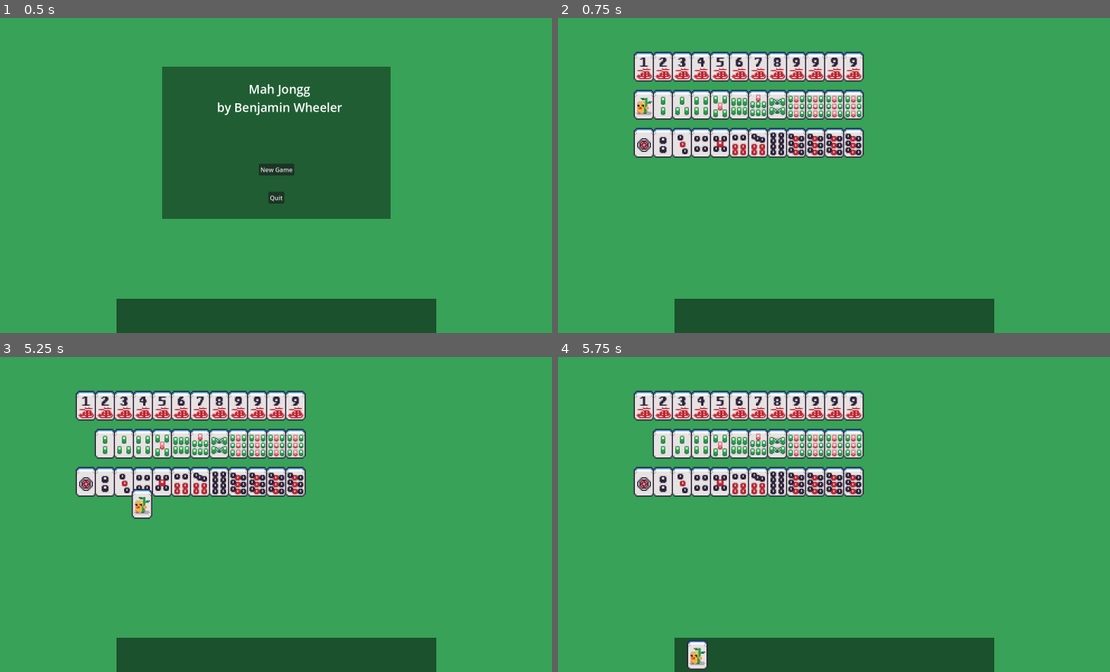
Above: before the commit, frames 1-4 (two rows, left to right).
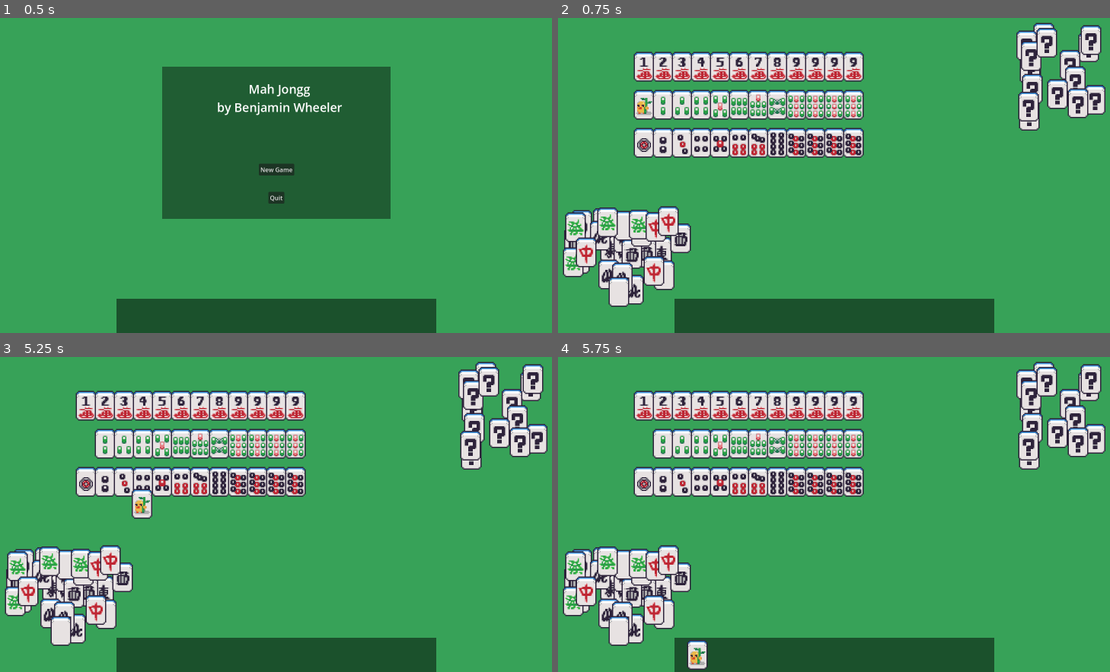
Above: after the commit, the same moments.

Repository: benjamin051000/Mahjongg
Game: Godot game, scene res://mahjongg.tscn
Same seed, same stepped clock (60 frames per second), same inputs: the game is played once before the commit and once after it.
Inputs (mouse positions are in pixels of both pictures, inside the frame that each line leads up to):
- Up to frame 1 (0.5 s): no input
- Up to frame 2 (0.75 s): click "New Game" at 0.5 s
- Up to frame 3 (5.25 s): tap Enter at 1.25, 2.75, 4.25 s; move the mouse to (408, 483) at 1.27 s; click (408, 483) at 1.35 s; tap Space at 2, 3.5, 5 s; drag from (154, 517) to (276, 656) at 2.02 s; move the mouse to (336, 426) at 2.77 s; click (336, 426) at 2.85 s; drag from (248, 568) to (88, 404) at 3.52 s; move the mouse to (458, 552) at 4.27 s; click (458, 552) at 4.35 s; drag from (93, 448) to (276, 656) at 5.02 s
- Up to frame 4 (5.75 s): no input

Frame 1 is identical in both runs. In frame 2, 8.8% of the frame differs, in the area x 0-100%, y 1-92%; in frame 3, 8.8%; in frame 4, 8.8%.

Commit message:
instantiating all tiles :D

Diff:
--- a/mahjongg.gd
+++ b/mahjongg.gd
@@ -2,8 +2,8 @@
 
 func spawn_tiles():
 	var tile_scene = preload("res://tile.tscn")
-	const suits = ["crak", "boo", "dot"]  # TODO BUG TERRIBLE! THIS IS NOT SHARED WITH ONE IN mahjongg.gd!!!
-	for suit in suits:
+	const suits = ["crak", "boo", "dot", "honor"]  # TODO BUG TERRIBLE! THIS IS NOT SHARED WITH ONE IN mahjongg.gd!!!
+	for suit in suits.slice(0, 3):
 		for value in 9:
 			for i in 4:  # Four of each tile
 				var tile = tile_scene.instantiate()
@@ -11,6 +11,24 @@
 				tile.value = value
 				tile.position = Vector2(300 + 50 * (value + i), 200 + 100 * suits.find(suit))
 				add_child(tile)
+
+	# Winds and Dragons
+	# TODO these don't really have a "value", but it's convenient to match the normal tiles for now
+	for value in 7:
+		for i in 4:
+			var tile = tile_scene.instantiate()
+			tile.suit = "honor"
+			tile.value = value
+			tile.position = Vector2(randi_range(100, 400), randi_range(600, 800))
+			add_child(tile)
+	# Flowers and Jokers
+	for i in 16:
+		var tile = tile_scene.instantiate()
+		# TODO we don't have textures for these yet, so just use the ? tile for now I guess
+		tile.suit = "honor"
+		tile.value = 8
+		tile.position = Vector2(randi_range(1300, 1500), randi_range(100, 400))
+		add_child(tile)
 
 # Called when the node enters the scene tree for the first time.
 func _ready():
--- a/tile.gd
+++ b/tile.gd
@@ -18,7 +18,7 @@
 	SignalBus.hand_reorder_tiles.connect(_on_hand_reorder_tiles)
 
 	# Get the right value based on what was set before calling add_child()
-	const suits = ["crak", "boo", "dot"] # TODO BUG TERRIBLE! THIS IS NOT SHARED WITH ONE IN mahjongg.gd!!!
+	const suits = ["crak", "boo", "dot", "honor"] # TODO BUG TERRIBLE! THIS IS NOT SHARED WITH ONE IN mahjongg.gd!!!
 	const first_suit_offset = 3
 	frame_coords = Vector2(value, first_suit_offset + suits.find(suit))
 
